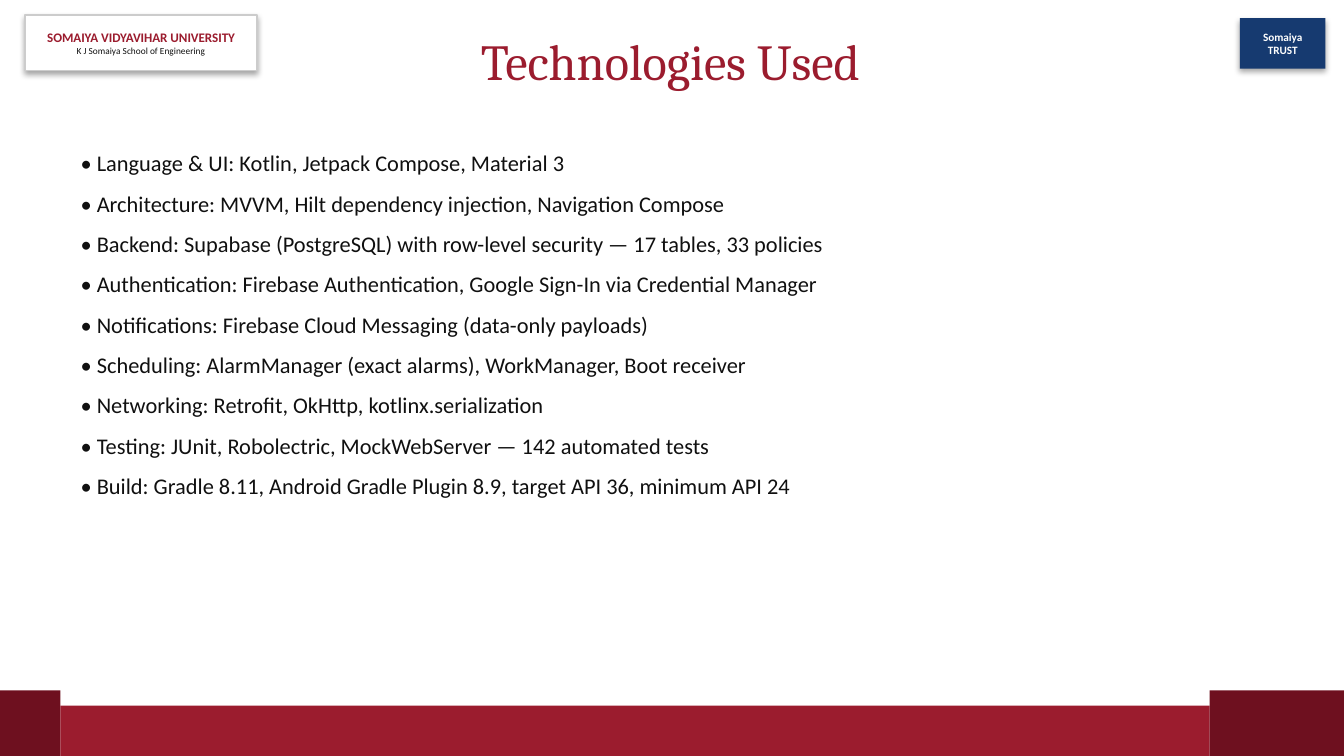
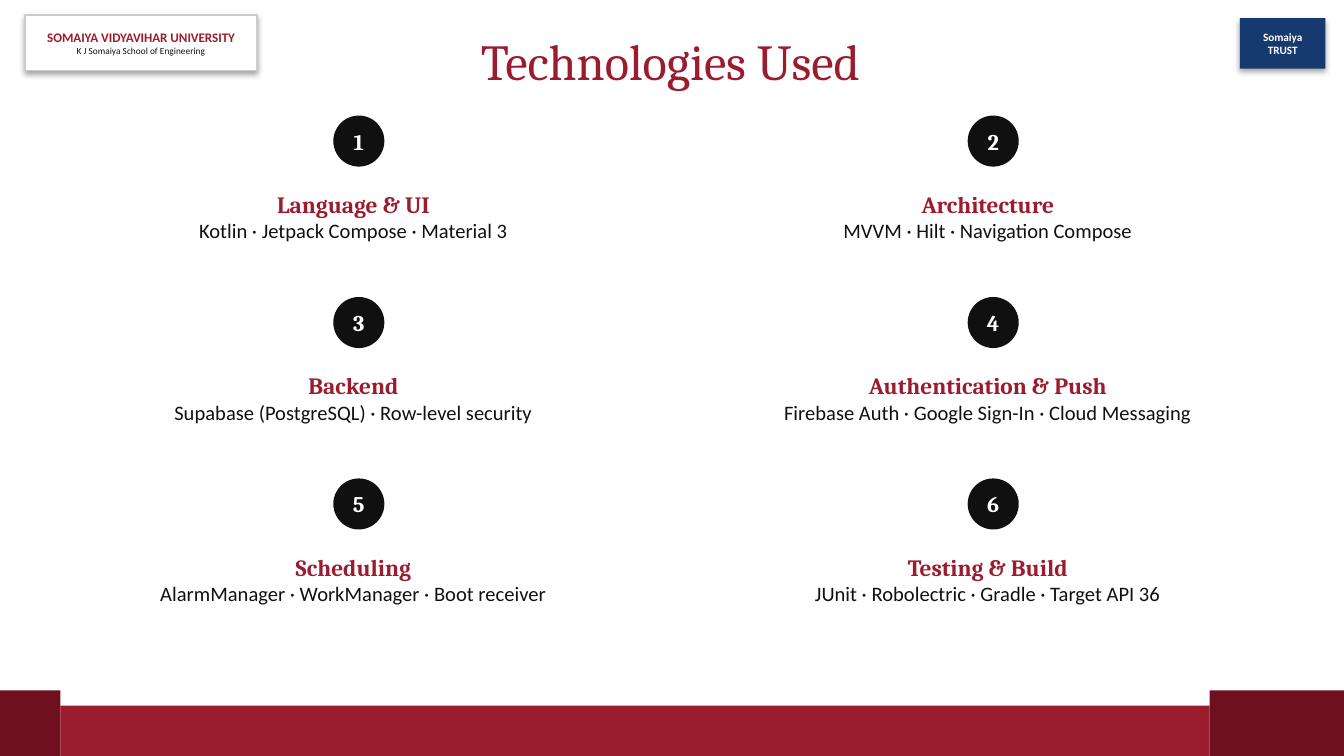
Before and after one commit to Suyash2205/Care-Companion-, a slide deck: slide 11 of ppt/CareCompanion-IE1.pptx. Drawn at 1344x756 pixels with LibreOffice and Linux fonts; fonts in the diff are those of the drawing. Boxes give left, top, right and bottom in pixels: in the first picture for what was removed or moved away, otherwise in the second. Text is boxed around its words. In the diff, an @@ line names an element or a change of style, - is before the commit and + after.

```diff
--- a/ppt/CareCompanion-IE1.pptx
+++ b/ppt/CareCompanion-IE1.pptx
@@ ellipse added at box(333, 116, 384, 167), fill #101010, 12 pt, text #FFFFFF, bold @@
+1
@@ ellipse added at box(968, 116, 1019, 167), fill #101010, 12 pt, text #FFFFFF, bold @@
+2
@@ text "Language & UI" at box(199, 197, 507, 242): vertical alignment top to middle @@
@@ text at box(199, 197, 507, 242): text changed; size 12 to 11 pt @@
-• Language & UI: Kotlin, Jetpack Compose, Material 3
-• Architecture: MVVM, Hilt dependency injection, Navigation Compose
-• Backend: Supabase (PostgreSQL) with row-level security — 17 tables, 33 policies
-• Authentication: Firebase Authentication, Google Sign-In via Credential Manager
-• Notifications: Firebase Cloud Messaging (data-only payloads)
-• Scheduling: AlarmManager (exact alarms), WorkManager, Boot receiver
-• Networking: Retrofit, OkHttp, kotlinx.serialization
-• Testing: JUnit, Robolectric, MockWebServer — 142 automated tests
-• Build: Gradle 8.11, Android Gradle Plugin 8.9, target API 36, minimum API 24
+Language & UI
+Kotlin · Jetpack Compose · Material 3
@@ text added at box(843, 197, 1132, 242), 11 pt, text #101010 @@
+Architecture
+MVVM · Hilt · Navigation Compose
@@ ellipse added at box(333, 297, 384, 348), fill #101010, 12 pt, text #FFFFFF, bold @@
+3
@@ ellipse added at box(968, 297, 1019, 348), fill #101010, 12 pt, text #FFFFFF, bold @@
+4
@@ text added at box(174, 377, 532, 424), 11 pt, text #101010 @@
+Backend
+Supabase (PostgreSQL) · Row-level security
@@ text added at box(784, 378, 1191, 424), 11 pt, text #101010 @@
+Authentication & Push
+Firebase Auth · Google Sign-In · Cloud Messaging
@@ ellipse added at box(333, 478, 384, 530), fill #101010, 12 pt, text #FFFFFF, bold @@
+5
@@ ellipse added at box(968, 478, 1019, 530), fill #101010, 12 pt, text #FFFFFF, bold @@
+6
@@ text added at box(160, 560, 545, 605), 11 pt, text #101010 @@
+Scheduling
+AlarmManager · WorkManager · Boot receiver
@@ text added at box(815, 560, 1160, 605), 11 pt, text #101010 @@
+Testing & Build
+JUnit · Robolectric · Gradle · Target API 36
```
Also in this commit, not shown: 6 other slides changed, 2 other files.
